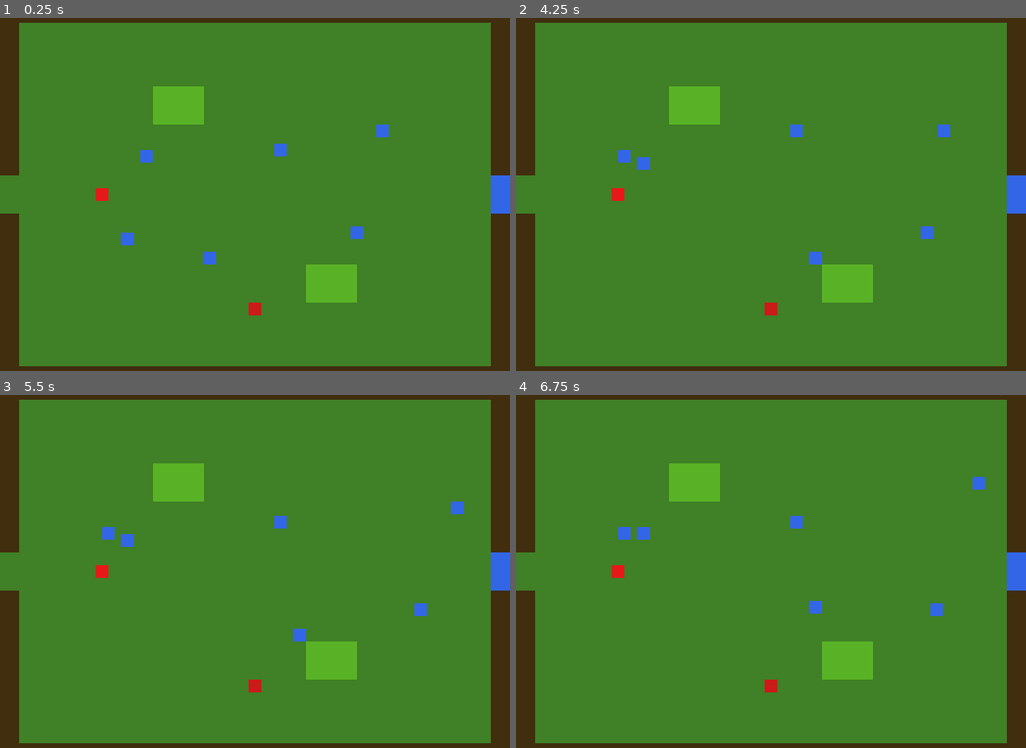
Above: before the commit, frames 1-4 (two rows, left to right).
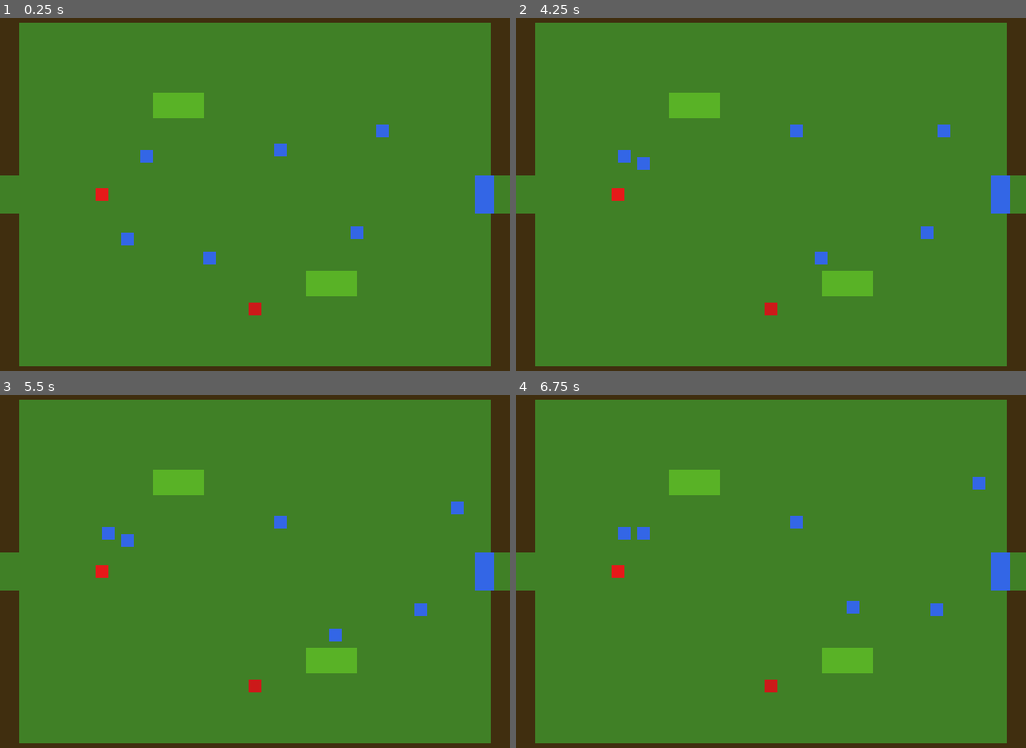
Above: after the commit, the same moments.

Repository: ollyfg/duddy-quest
Game: Godot game, scene res://scenes/l1_garden.tscn
The game is run twice, just before and just after one commit, with the same random seed, the same clock (stepped at 60 frames per second) and the same inputs. This scene is started directly instead of the project's main scene.
Inputs (mouse positions are in pixels of both pictures, inside the frame that each line leads up to):
- Up to frame 1 (0.25 s): no input
- Up to frame 2 (4.25 s): move the mouse to (883, 176) at 0.52 s; hold D (move_right) 0.53-1.25 s; tap E (interact) at 0.6 s; click (883, 176) at 0.67 s; drag from (669, 212) to (531, 194) at 1.27 s; move the mouse to (822, 109) at 2.02 s; hold D (move_right) 2.03-2.75 s; tap V (ranged_attack) at 2.1 s; drag from (745, 272) to (1020, 194) at 2.77 s; tap Enter at 3.5 s; move the mouse to (924, 250) at 3.52 s; hold A (move_left) from 3.53 s (still down); tap C (melee_attack) at 3.6 s
- Up to frame 3 (5.5 s): release A (move_left) at 4.25 s; tap Space at 4.25 s; drag from (102, 515) to (499, 571) at 4.27 s; tap Enter at 5 s; move the mouse to (280, 571) at 5.02 s; hold S (move_down) from 5.03 s (still down); tap E (interact) at 5.1 s; click (280, 571) at 5.17 s
- Up to frame 4 (6.75 s): release S (move_down) at 5.75 s; drag from (694, 476) to (643, 539) at 5.77 s; move the mouse to (883, 553) at 6.52 s; hold W (move_up) from 6.53 s (still down); tap V (ranged_attack) at 6.6 s

The runs differ from the first frame. In frame 1, 1.4% of the frame differs, in the area x 30-100%, y 19-81%; in frame 2, 1.5%; in frame 3, 1.6%; in frame 4, 1.6%.

Commit message:
Fix grid alignment for Mrs Figg and FlowerBeds in l1_garden
Co-authored-by: ollyfg <8495389+ollyfg@users.noreply.github.com>

Diff:
--- a/scenes/l1_garden.tscn
+++ b/scenes/l1_garden.tscn
@@ -14,7 +14,7 @@
 size = Vector2(12, 48)
 
 [sub_resource type="RectangleShape2D" id="Sh_flowerbed"]
-size = Vector2(64, 48)
+size = Vector2(64, 32)
 
 [sub_resource type="RectangleShape2D" id="Sh_health"]
 size = Vector2(16, 16)
@@ -139,9 +139,9 @@
 
 [node name="Sprite" type="ColorRect" parent="FlowerBed1"]
 offset_left = -32.0
-offset_top = -24.0
+offset_top = -16.0
 offset_right = 32.0
-offset_bottom = 24.0
+offset_bottom = 16.0
 color = Color(0.35, 0.7, 0.15, 1)
 mouse_filter = 2
 
@@ -153,9 +153,9 @@
 
 [node name="Sprite" type="ColorRect" parent="FlowerBed2"]
 offset_left = -32.0
-offset_top = -24.0
+offset_top = -16.0
 offset_right = 32.0
-offset_bottom = 24.0
+offset_bottom = 16.0
 color = Color(0.35, 0.7, 0.15, 1)
 mouse_filter = 2
 
@@ -165,7 +165,7 @@
 [node name="NPCs" type="Node2D" parent="."]
 
 [node name="MrsFigg" parent="NPCs" instance=ExtResource("2_npc")]
-position = Vector2(628.0, 240.0)
+position = Vector2(608.0, 240.0)
 movement_mode = 1
 invincible = true
 requires_interact = true
--- a/scripts/game_state.gd
+++ b/scripts/game_state.gd
@@ -3,7 +3,7 @@
 ## Persists data that needs to survive scene changes (e.g. selected level).
 
 ## Current game version. Bump this on every new deploy.
-const VERSION: String = "0.5.0"
+const VERSION: String = "0.5.1"
 
 var selected_level: String = "training"
 var completed_levels: Array[String] = []
